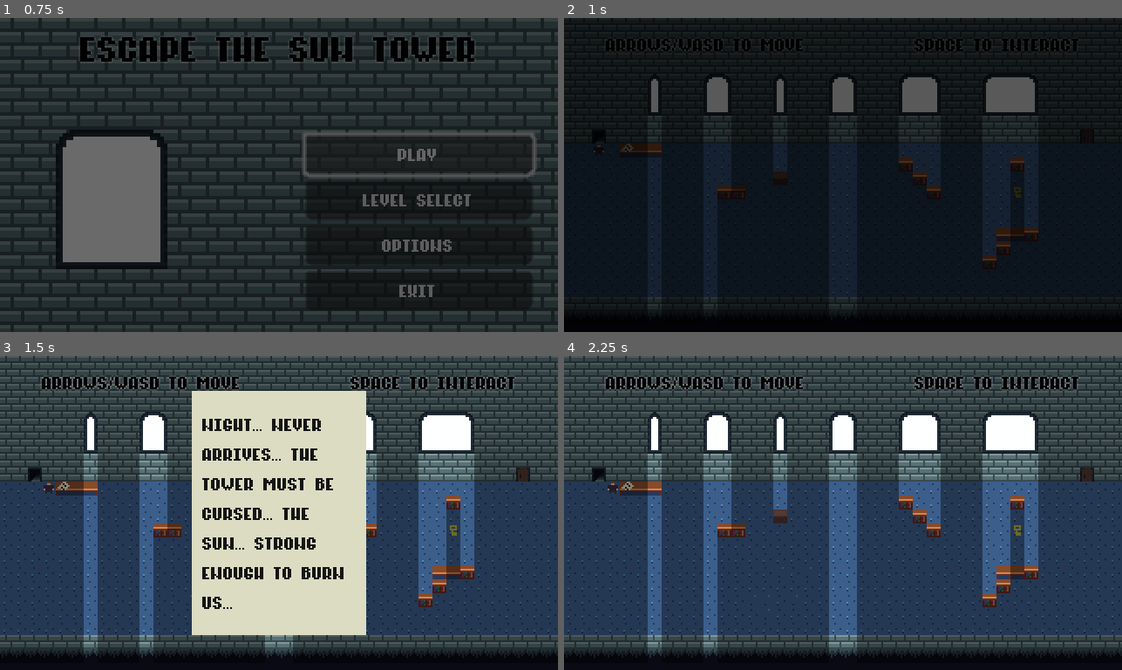
Above: before the commit, frames 1-4 (two rows, left to right).
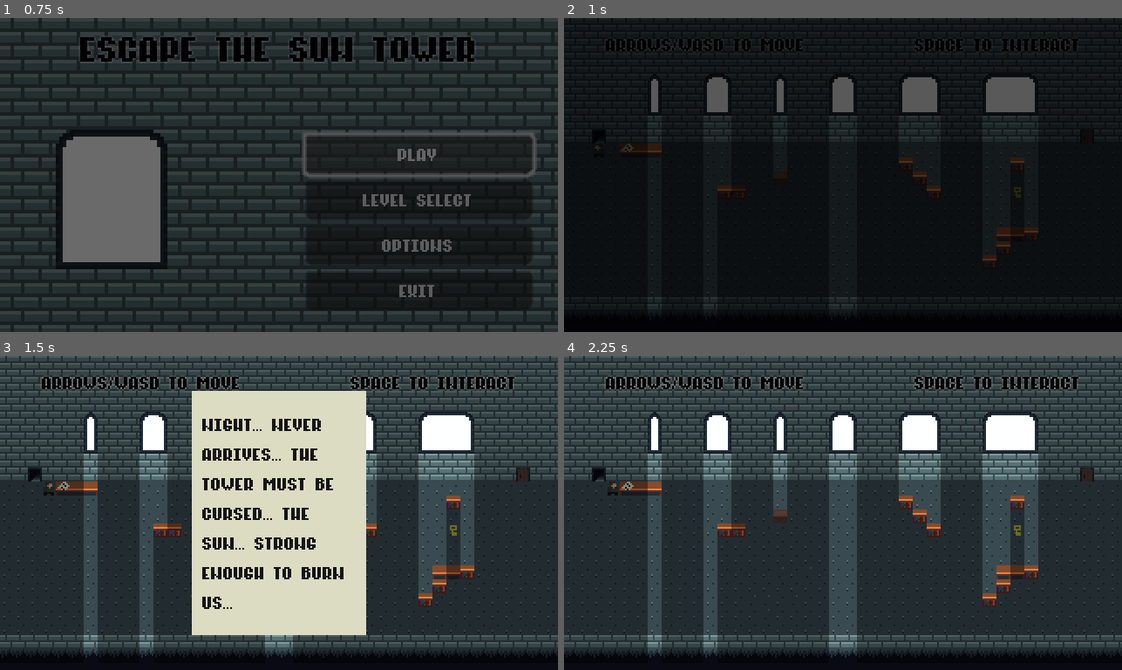
Above: after the commit, the same moments.

Repository: veren-damyanov/suntower
Game: Godot game, scene res://scenes/main_menu.tscn
Two runs of this game, one before a commit and one after it. Both use one fixed random seed, a clock stepped at 60 frames per second and the inputs below.
Inputs:
- Up to frame 1 (0.75 s): click "play" at 0.5 s
- Up to frame 2 (1 s): no input
- Up to frame 3 (1.5 s): hold Right (right) from 1.28 s (still down); hold Space (interact) from 1.28 s (still down)
- Up to frame 4 (2.25 s): tap Enter at 2 s; release Right (right) at 2.03 s; release Space (interact) at 2.03 s; hold Down (down) from 2.03 s (still down); tap Space (interact) at 2.1 s

Frame 1 is identical in both runs. In frame 2, 0.2% of the frame differs, in the area x 5-85%, y 40-87%; in frame 3, 31%; in frame 4, 45%, in the area x 0-100%, y 40-89%.

Commit message:
Update tileset and implement player directional sprite

Diff:
--- a/scenes/player.tscn
+++ b/scenes/player.tscn
@@ -1,16 +1,43 @@
-[gd_scene load_steps=4 format=3 uid="uid://cxv8jm2mrpxj2"]
+[gd_scene load_steps=7 format=3 uid="uid://cxv8jm2mrpxj2"]
 
-[ext_resource type="Texture2D" uid="uid://8ovu44d77hb1" path="res://assets/sprites/player.png" id="1_6dlx7"]
+[ext_resource type="Texture2D" uid="uid://cj0xmslr8kiw4" path="res://assets/sprites/player-down.png" id="1_ljh8v"]
+[ext_resource type="Texture2D" uid="uid://j4hvxlg1re6x" path="res://assets/sprites/player-right.png" id="2_g3sye"]
 [ext_resource type="Script" path="res://scripts/player.gd" id="2_q62am"]
+[ext_resource type="Texture2D" uid="uid://w36rfaamjh5t" path="res://assets/sprites/player-left.png" id="2_v40gs"]
+[ext_resource type="Texture2D" uid="uid://dpvvfmy2i5jko" path="res://assets/sprites/player-up.png" id="3_nc2g0"]
 
 [sub_resource type="SpriteFrames" id="SpriteFrames_14d2u"]
 animations = [{
 "frames": [{
 "duration": 1.0,
-"texture": ExtResource("1_6dlx7")
+"texture": ExtResource("1_ljh8v")
 }],
 "loop": true,
-"name": &"idle",
+"name": &"down",
+"speed": 5.0
+}, {
+"frames": [{
+"duration": 1.0,
+"texture": ExtResource("2_v40gs")
+}],
+"loop": true,
+"name": &"left",
+"speed": 5.0
+}, {
+"frames": [{
+"duration": 1.0,
+"texture": ExtResource("2_g3sye")
+}],
+"loop": true,
+"name": &"right",
+"speed": 5.0
+}, {
+"frames": [{
+"duration": 1.0,
+"texture": ExtResource("3_nc2g0")
+}],
+"loop": true,
+"name": &"up",
 "speed": 5.0
 }]
 
@@ -18,5 +45,5 @@
 process_mode = 1
 z_index = 2
 sprite_frames = SubResource("SpriteFrames_14d2u")
-animation = &"idle"
+animation = &"left"
 script = ExtResource("2_q62am")
--- a/scripts/player.gd
+++ b/scripts/player.gd
@@ -46,11 +46,20 @@
     return false
 
 func move(dx: int, dy: int) -> void:
+    var animation: String
+    if dx == 1:
+        animation = 'right'
+    elif dx == -1:
+        animation = 'left'
+    elif dy == 1:
+        animation = 'down'
+    elif dy == -1:
+        animation = 'up'
     var current_pos = self.tilemap.local_to_map(self.position)
     var move_to = Vector2i(current_pos.x + dx, current_pos.y + dy)
     var tile_id = self.tilemap.get_cell_atlas_coords(0, move_to)
     if self.exit_open and tile_id in EXIT_TILES:
-        self._move_player(move_to)
+        self._move_player(move_to, animation)
         self.get_parent().get_parent().victory()
         return
     if tile_id in FLOOR_TILES:
@@ -59,16 +68,16 @@
             if object_pos != move_to:
                 continue
             if self._move_pushable(object, dx, dy):
-                self._move_player(move_to)
+                self._move_player(move_to, animation)
             return
         for object in self.interactables.get_children():
             var object_pos = self.tilemap.local_to_map(object.get_position())
             if object_pos != move_to:
                 continue
-            self._move_player(move_to)
+            self._move_player(move_to, animation)
             return
         if self.tilemap.is_tile_free(move_to):
-            self._move_player(move_to)
+            self._move_player(move_to, animation)
 
 func interact() -> void:
     var interacted = false
@@ -105,8 +114,9 @@
     if interacted and self.lit:
         self.death()
 
-func _move_player(new_position):
+func _move_player(new_position, animation) -> void:
     self.update_visual(self, new_position)
+    self.play(animation)
     if self.tilemap.is_object_lit(self):
         if lit:
             self.death()
Binary file added: assets/sprites/player-down.png
Not shown, added: assets/sprites/player-down.png.import
Binary file added: assets/sprites/player-left.png
Not shown, added: assets/sprites/player-left.png.import
Binary file added: assets/sprites/player-right.png
Not shown, added: assets/sprites/player-right.png.import
Binary file added: assets/sprites/player-up.png
Not shown, changed: assets/sprites/player-up.png.import
Binary file removed: assets/sprites/player.png
Binary file changed: assets/sprites/tileset.png
